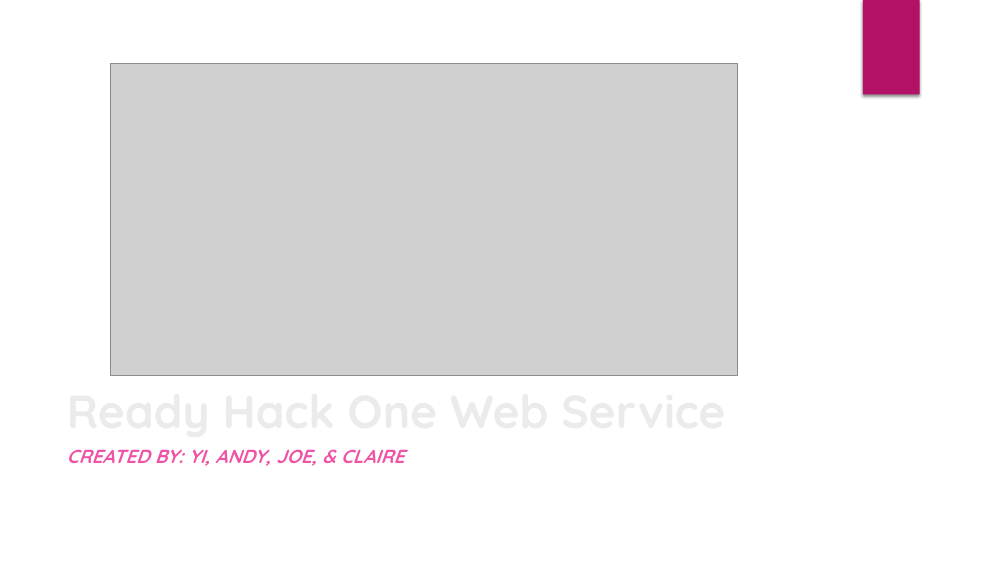
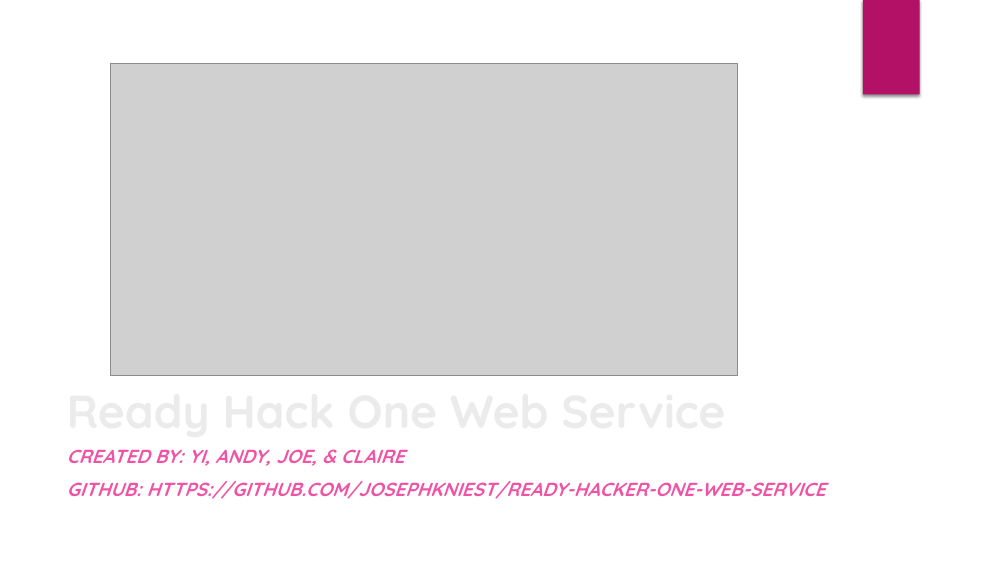
Before and after one commit to yichiang/Hackathon-ready_hacker_one, a slide deck: slide 1 of presentation.pptx. Drawn at 1008x567 pixels with LibreOffice and Linux fonts; fonts in the diff are those of the drawing; grey boxes stand for pictures; background and template pictures are left out. Boxes give left, top, right and bottom in pixels: in the first picture for what was removed or moved away, otherwise in the second. Text is boxed around its words. In the diff, an @@ line names an element or a change of style, - is before the commit and + after.

```diff
--- a/presentation.pptx
+++ b/presentation.pptx
@@ subtitle at <box>67,481,826,499</box>: paragraph added @@
+GITHUB: HTTPS://GITHUB.COM/JOSEPHKNIEST/READY-HACKER-ONE-WEB-SERVICE
```
Also in this commit, not shown: 3 other slides changed, 1 slide added.
